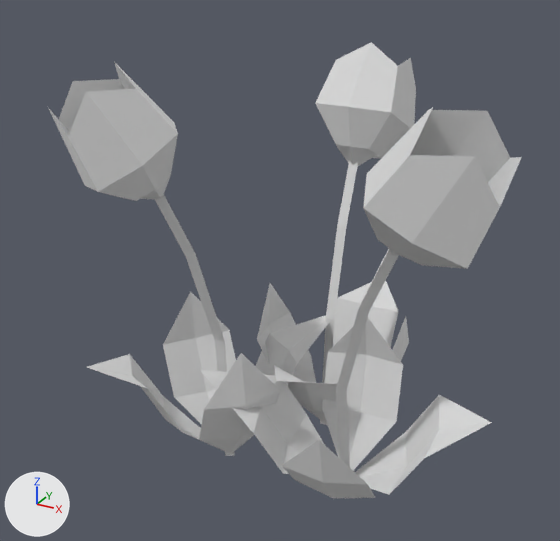
The glTF model public/models/roses.glb, before and after one commit.
Before and after are seen from a 50 mm lens placed at (0.55, -1.112, 0.909), pointed at (-0.051, -0.02, 0.363). Lighting does not change. The marker at lower left points along +X, +Y and +Z. Where no turn or scale is listed for an object, it has been applied to the vertices.

Names of what the first picture shows: 'roses'.
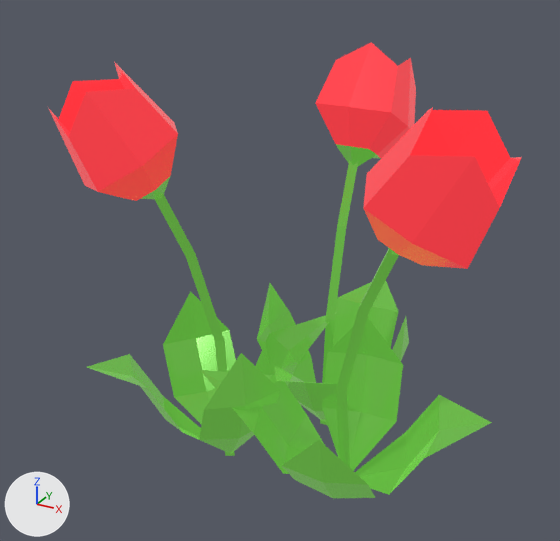
The change, as JSON lines over the scene's bpy script:
```json
{"op": "add", "block": "img_base", "code": ["img_base = load_image('base', '_unpacked/base', 1024, 1024, 'sRGB')"]}
{"op": "add", "block": "mat_lowpoly_colors_001", "code": ["mat_lowpoly_colors_001 = bpy.data.materials.new('LOWPOLY-COLORS.001')", "# uses the picture img_base"]}
{"block": "me_roses", "where": "me_roses.from_pydata(...)  # 225 vertices, 342 faces; spans x -0.34..0.368, y -0.295..0.324, z -0.007..0.729"}
{"op": "remove", "block": "me_roses", "code": "me_roses.materials.append(mat_lowpoly_colors)  # white #e7e7e7"}
{"op": "add", "block": "me_roses", "code": "me_roses.materials.append(mat_lowpoly_colors_001)"}
```

Location of each change, (x1, y1, x2, y2) in pixels of the pictures (560 x 541 px):
```json
{"object": "roses", "change": "recoloured", "before": [48, 42, 522, 498], "after": [48, 42, 522, 498]}
```
